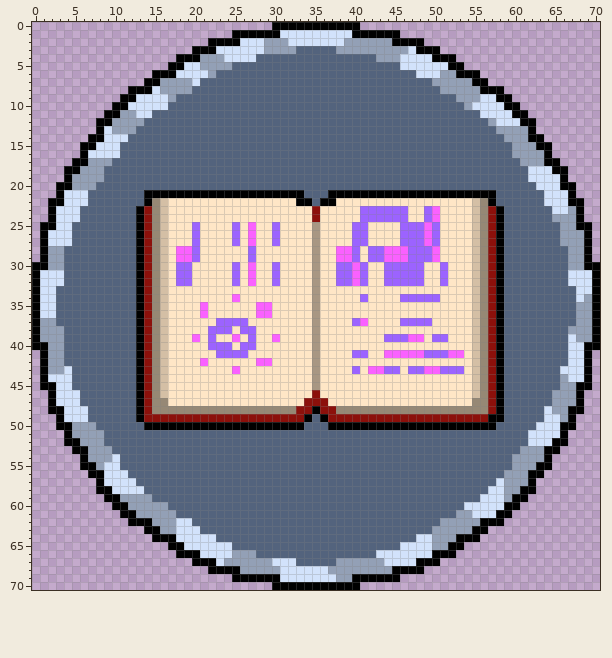
File history of a pixel-art file, Assets/Game Assets/Cabin/Almanac/Almanac_Icon.aseprite. Above: the version before the commit.
71x71 pixels, 1 frame. Colours within 5 levels of each other are drawn and written as one.
And afterwards:
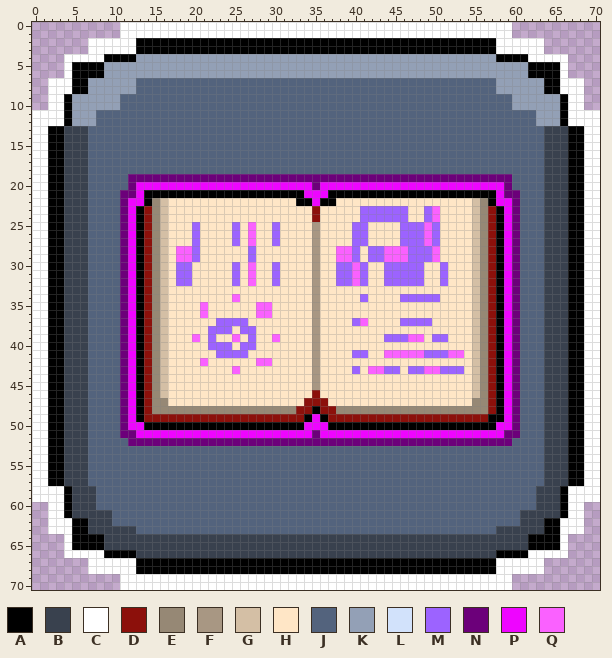
Palette (. is transparent): A #000000  B #39414e  C #ffffff  D #8c100b  E #968875  F #a89783  G #d4bfa5  H #ffe6c6  J #53637d  K #93a0b6  L #d2e2fb  M #9c63ff  N #6c007a  P #ee05ff  Q #fa61ff
Difference:
Changed rows in their new state; - is an unchanged pixel.
Layers "Toresmundo", "Button":
first column x 0:
 0 -----------CCCCCCCCCCCCCCCCCCCCCCCCCCCCCCCCCCCCCCCCCCCCCCCCC-----------
 1 -----------CCCCCCCCCCCCCCCCCCCCCCCCCCCCCCCCCCCCCCCCCCCCCCCCC-----------
 2 -------CCCCCCAAAAAAAAA----AAAAAAAAAAAAAAAAAAA----AAAAAAAAACCCCCC-------
 3 -------CCCCCCAAAAAAA---AAAAAAAAAAAAAAAAAAAAAAAAA---AAAAAAACCCCCC-------
 4 ----CCCCCAAAAKKKKKKKK---KKKKKKKKKKKKKKKKKKK---KKKKKKKKKKKKAAAACCCCC----
 5 ----CAAAAKKKKKKKKKKKK----KKKKKKKKKKKKKKKKKKKKKKKKKKKKKKKKKKKKKAAAAC----
 6 ----CAAAAKKKKKKKKKKKKK-KKKKKKKKKKKKKKKKKKKKKKKKKKKK--KKKKKKKKKAAAAC----
 7 --CCCAAKKKKKKJJJJJJJJ-----------------------------JJJJJJJJKKKKKKAACCC--
 8 --CCCAAKKKKKKJJJJJJJ-------------------------------JJJJJJJKKKKKKAACCC--
 9 --CCAKKKKKKJJJJJJJ-----------------------------------JJJJJJJKKKKKKACC--
10 --CCAKKKKKKJJJJJJ-------------------------------------JJJJJJKKKKKKACC--
11 CCCCAKKKJJJJJJJ-----------------------------------------JJJJJJJKKKACCCC
12 CCCCAKKKJJJJJJ-------------------------------------------JJJJJJKKKACCCC
13 CCAABBBJJJJJJ---------------------------------------------JJJJJJBBBAACC
14 CCAABBBJJJJJ-----------------------------------------------JJJJJBBBAACC
15 CCAABBBJJJJ-------------------------------------------------JJJJBBBAACC
16 CCAABBBJJJJ-------------------------------------------------JJJJBBBAACC
17 CCAABBBJJJ---------------------------------------------------JJJBBBAACC
18 CCAABBBJJ-----------------------------------------------------JJBBBAACC
19 CCAABBBJJ---NNNNNNNNNNNNNNNNNNNNNNNNNNNNNNNNNNNNNNNNNNNNNNNN--JJBBBAACC
20 CCA-BBBJ----NPPPPPPPPPPPPPPPPPPPPPPNPPPPPPPPPPPPPPPPPPPPPPPN---JBBB-ACC
21 CCA-BBB----NNP--------------------PPP---------------------PNN---BBB-ACC
22 CC--BBB----NPP---------------------P----------------------PPN---BBB--CC
23 CC-ABBB----NP----------------------------------------------PN---BBBA-CC
24 CC-ABBB----NP----------------------------------------------PN---BBBA-CC
25 CC-ABBB----NP----------------------------------------------PN---BBBA-CC
26 CCAABBB----NP----------------------------------------------PN---BBBAACC
27 CCAABBB----NP----------------------------------------------PN---BBBAACC
28 CCAABBB----NP----------------------------------------------PN---BBBAACC
29 CCAABBB----NP----------------------------------------------PN---BBBAACC
30 CCAABBB----NP----------------------------------------------PN---BBBAACC
31 CCAABBB----NP----------------------------------------------PN---BBBAACC
32 CCAABBB----NP----------------------------------------------PN---BBBAACC
33 CCAABBB----NP----------------------------------------------PN---BBBAACC
34 CCAABBB----NP----------------------------------------------PN---BBBAACC
35 CCAABBB----NP----------------------------------------------PN---BBBAACC
36 CCAABBB----NP----------------------------------------------PN---BBBAACC
37 CCAABBB----NP----------------------------------------------PN---BBBAACC
38 CCAABBB----NP----------------------------------------------PN---BBBAACC
39 CCAABBB----NP----------------------------------------------PN---BBBAACC
40 CCAABBB----NP----------------------------------------------PN---BBBAACC
41 CCAABBB----NP----------------------------------------------PN---BBBAACC
42 CCAABBB----NP----------------------------------------------PN---BBBAACC
43 CCAABBB----NP----------------------------------------------PN---BBBAACC
44 CCAABBB----NP----------------------------------------------PN---BBBAACC
45 CC-ABBB----NP----------------------------------------------PN---BBBA-CC
46 CC-ABBB----NP----------------------------------------------PN---BBBA-CC
47 CC-ABBB----NP----------------------------------------------PN---BBBA-CC
48 CC--BBB----NP----------------------------------------------PN---BBB--CC
49 CCA-BBB----NP----------------------P-----------------------PN---BBB-ACC
50 CCA-BBBJ---NPP--------------------PPP---------------------PPN--JBBB-ACC
51 CCAABBBJJ--NNPPPPPPPPPPPPPPPPPPPPPPNPPPPPPPPPPPPPPPPPPPPPPPNN-JJBBBAACC
52 CCAABBBJJ---NNNNNNNNNNNNNNNNNNNNNNNNNNNNNNNNNNNNNNNNNNNNNNNN--JJBBBAACC
53 CCAABBBJJJ---------------------------------------------------JJJBBBAACC
54 CCAABBBJJJJ-------------------------------------------------JJJJBBBAACC
55 CCAABBBJJJJ-------------------------------------------------JJJJBBBAACC
56 CCAABBBJJJJJ-----------------------------------------------JJJJJBBBAACC
57 CCAABBBJJJJJJ---------------------------------------------JJJJJJBBBAACC
58 CCCCABBBJJJJJJ-------------------------------------------JJJJJJBBBACCCC
59 CCCCABBBJJJJJJJ-----------------------------------------JJJJJJJBBBACCCC
60 --CCABBBJJJJJJJJJ-------------------------------------JJJJJJJJJBBBACC--
61 --CCABBBBBJJJJJJJJ-----------------------------------JJJJJJJJBBBBBACC--
62 --CCCAABBBJJJJJJJJJJ-------------------------------JJJJJJJJJJBBBAACCC--
63 --CCCAABBBBBBJJJJJJJJ-----------------------------JJJJJJJJBBBBBBAACCC--
64 ----CAAAABBBBBBBBBBBBBBBBBBBBBBBBBBBBBBBBBBBBBBBBBBBBBBBBBBBBBAAAAC----
65 ----CAAAABBBBBBBBBBBBBBBBBBBBBBBBBBBBBBBBBBBBBBBBBBBBBBBBBBBBBAAAAC----
66 ----CCCCCAAAABBBBBBBBBBBBBBBBBBBBBBBBBBBBBBBBBBBBBBBBBBBBBAAAACCCCC----
67 -------CCCCCCAAAAAAA---AAAAAAAAAAAAAAAAAAAAAAAAA---AAAAAAACCCCCC-------
68 -------CCCCCCAAAAAAAAA----AAAAAAAAAAAAAAAAAAA----AAAAAAAAACCCCCC-------
69 -----------CCCCCCCCCCCCCCCCCCCCCCCCCCCCCCCCCCCCCCCCCCCCCCCCC-----------
70 -----------CCCCCCCCCCCCCCCCCCCCCCCCCCCCCCCCCCCCCCCCCCCCCCCCC-----------
Pixel boxes of the changes (left, top, right, bottom) in both pictures:
changed: (32, 22, 600, 590)
